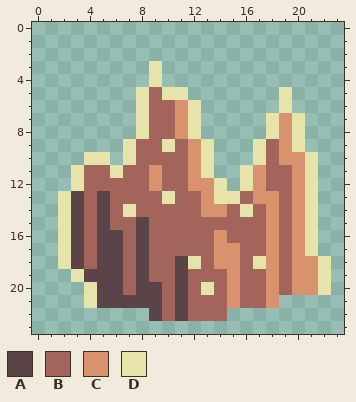
Edited in one commit: pixel-art sprite (gfx/HollowMoon/pngs_normal_24x24/terrain/t_underbrush/t_underbrush_season_autumn.png). That is the earlier state.
The file is 24x24 pixels.
Palette (. is transparent): A #5a4448  B #a3645c  C #d8936e  D #e6e3ab
Pixels before, first column x 2:
 3 .......D.............
 4 .......D.............
 5 ......DBDD.......D...
 6 ......DBBCD......D...
 7 ......DBBCD.....DCD..
 8 ......DBBCD.....DCD..
 9 .....DBBDBCD...DBCD..
10 ..DD.DBBBBCD...DBCCD.
11 .DBBDBBCBBCD..DCBBCD.
12 .DBBBBBCBBCCD.DCBBCD.
13 DABABBBBDBBCDDBCCBCD.
14 DABABDBBBBBCCBDBCBCD.
15 DABABBABBBBBBBBBCBCD.
16 DABAABABBBBBCBBBCBCD.
17 DABAABABBBBBCCBBCBCD.
18 DABAABABBADBCCBDCBCCD
19 .DAAABABBABBBCBBCBCCD
20 ..DAABAABABDBCBBCBCCD
21 ..DAAAAABABBBCBBC....
22 .......ABABBB........
After:
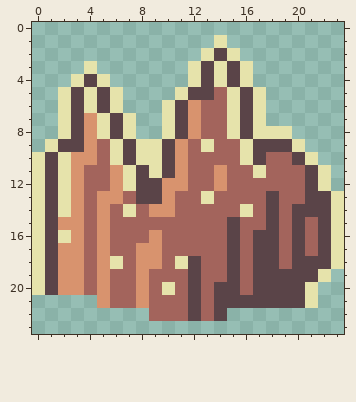
The author wrote: t_underbrush rotate for sun and style
Difference:
Changed rows in their new state; - is an unchanged pixel.
first column x 0:
 1 --------------D---------
 2 -------------DAD--------
 3 ----D----.--DADAD-------
 4 ---DAD---.--DADAD-------
 5 --DADAD-...-AABDAD-.----
 6 --DADAD-..DACBBDAD-.----
 7 --DACDAD..DACBBDAD...---
 8 --DACDAD..DACBBDAD-D.---
 9 -DAACBDADDACB-BBDAAA----
10 DADCCBDADDACBBBBDA-BA---
11 DADC--CDADACBBCBBD--BAD-
12 DADC--CDAACCBBCBBB--BAD-
13 DA-C-CC-AAC--DBB-BA-BAAD
14 DA-C-C---CC--BB---A-AAAD
15 DACC-C--B------A--A-ABAD
16 DA-C-CB-BC----BA-AA-ABAD
17 DACC-CB-CC----BA-AA-ABAD
18 DACC-CD-CC-DA-BA-AA-AAAD
19 DACCBCB-C--BA--A-AAAAA--
20 DACCBCB-CBDBABAA-AAAAD.-
21 ----.CBBCB-BA-AAAAAAAD--
22 ---------B-BA-A---------
Boxes around the changes in both pictures, in picture pixels (x1, y1, x2, y2):
changed: (32, 35, 344, 321)
